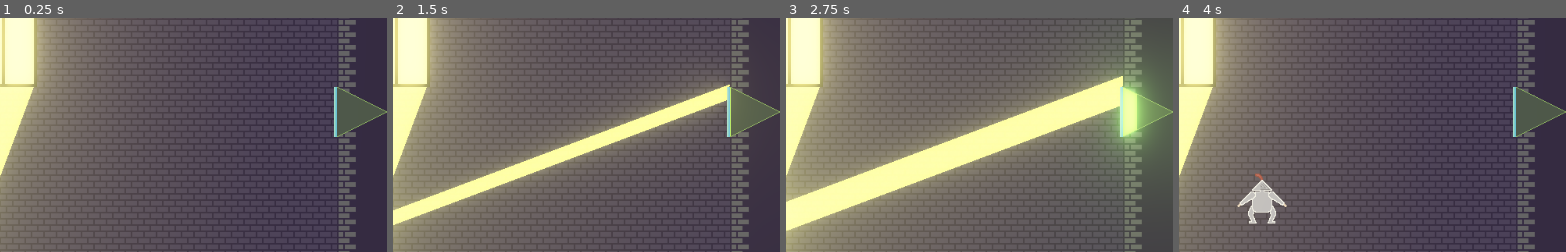
Above: before the commit, frames 1-4 (left to right).
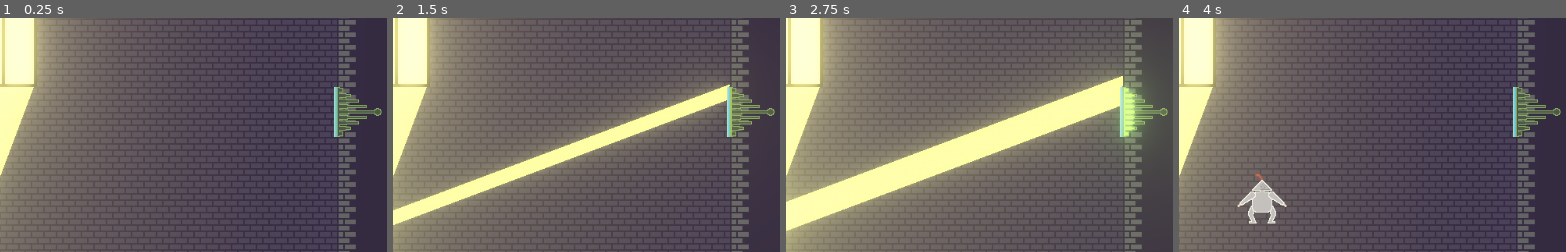
Above: after the commit, the same moments.

Repository: marc-jones/game-off-2022
Game: Godot game, scene res://nodes/PlayState.tscn
The game is run twice, just before and just after one commit, with the same random seed, the same clock (stepped at 60 frames per second) and the same inputs.
Inputs:
- Up to frame 1 (0.25 s): no input
- Up to frame 2 (1.5 s): tap Enter at 0.5 s; hold Right (move_right) from 0.53 s (still down); tap Down (crouch) at 0.6, 1.35 s; tap Space (jump) at 0.77 s
- Up to frame 3 (2.75 s): tap Space (jump) at 1.52 s; release Right (move_right) at 2.03 s; hold Left (move_left) from 2.03 s (still down); tap Down (crouch) at 2.1 s
- Up to frame 4 (4 s): release Left (move_left) at 2.78 s; hold Right (move_right) from 2.78 s (still down); tap Down (crouch) at 2.85, 3.6 s; tap Space (jump) at 3.02, 3.77 s
The pictures show only the part of the screen within x 50-100%, y 35-85%; the shares and areas given below are measured in that part.

The runs differ from the first frame. In frame 1, 1.0% of the frame differs, in the area x 87-100%, y 29-51%; in frame 2, 1.0%; in frame 3, 3.7%, in the area x 82-100%, y 22-60%; in frame 4, 1.0%.

Commit message:
New light switch art

Diff:
--- a/nodes/LightSwitch.tscn
+++ b/nodes/LightSwitch.tscn
@@ -1,9 +1,10 @@
-[gd_scene load_steps=8 format=2]
+[gd_scene load_steps=9 format=2]
 
 [ext_resource path="res://assets/light_switch/fill.png" type="Texture" id=1]
 [ext_resource path="res://scripts/LightSwitch.gd" type="Script" id=2]
 [ext_resource path="res://assets/light_switch/base.png" type="Texture" id=3]
 [ext_resource path="res://scripts/LightSwitchGlass.gd" type="Script" id=4]
+[ext_resource path="res://assets/light_switch/bulb.png" type="Texture" id=5]
 
 [sub_resource type="Shader" id=24]
 code = "shader_type canvas_item;
@@ -37,8 +38,13 @@
 [node name="Fill" type="Sprite" parent="."]
 modulate = Color( 1, 1.5, 1, 1 )
 material = SubResource( 25 )
-position = Vector2( 31, 0 )
+position = Vector2( 24.5, 0 )
 texture = ExtResource( 1 )
+
+[node name="Bulb" type="Sprite" parent="."]
+visible = false
+position = Vector2( 52, 0 )
+texture = ExtResource( 5 )
 
 [node name="Area2D" type="Area2D" parent="."]
 collision_layer = 2
--- a/scripts/LightSwitch.gd
+++ b/scripts/LightSwitch.gd
@@ -5,6 +5,7 @@
 
 var total = 0.0
 var previous_total = 0.0
+var active = false
 
 func _ready():
 	pass # Replace with function body.
@@ -15,6 +16,9 @@
 
 func update_fill():
 	$Fill.get_material().set_shader_param("t", total / FILL_SPEED)
+	if not active and total == FILL_SPEED:
+		active = true
+		$Bulb.show()
 
 func _process(delta):
 	if total == previous_total:
Binary file changed: assets/light_switch/base.png
Binary file added: assets/light_switch/bulb.png
Not shown, added: assets/light_switch/bulb.png.import
Binary file changed: assets/light_switch/fill.png
Not shown, added: raw_assets/light_switch.xcf
